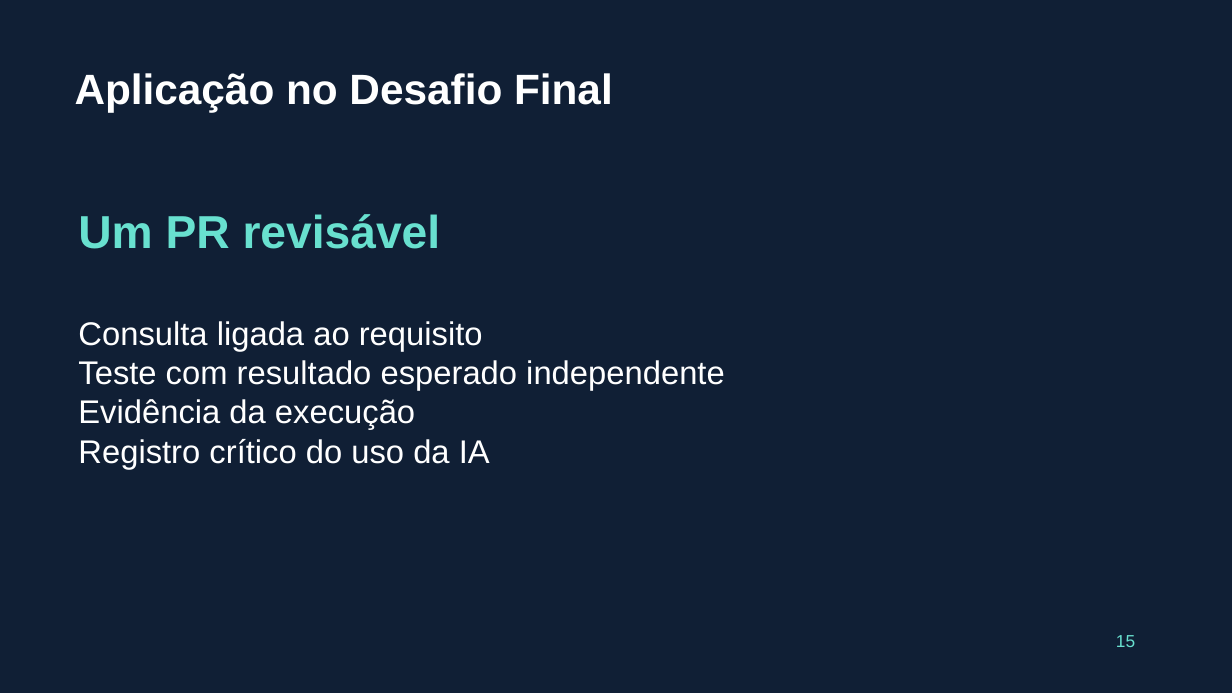
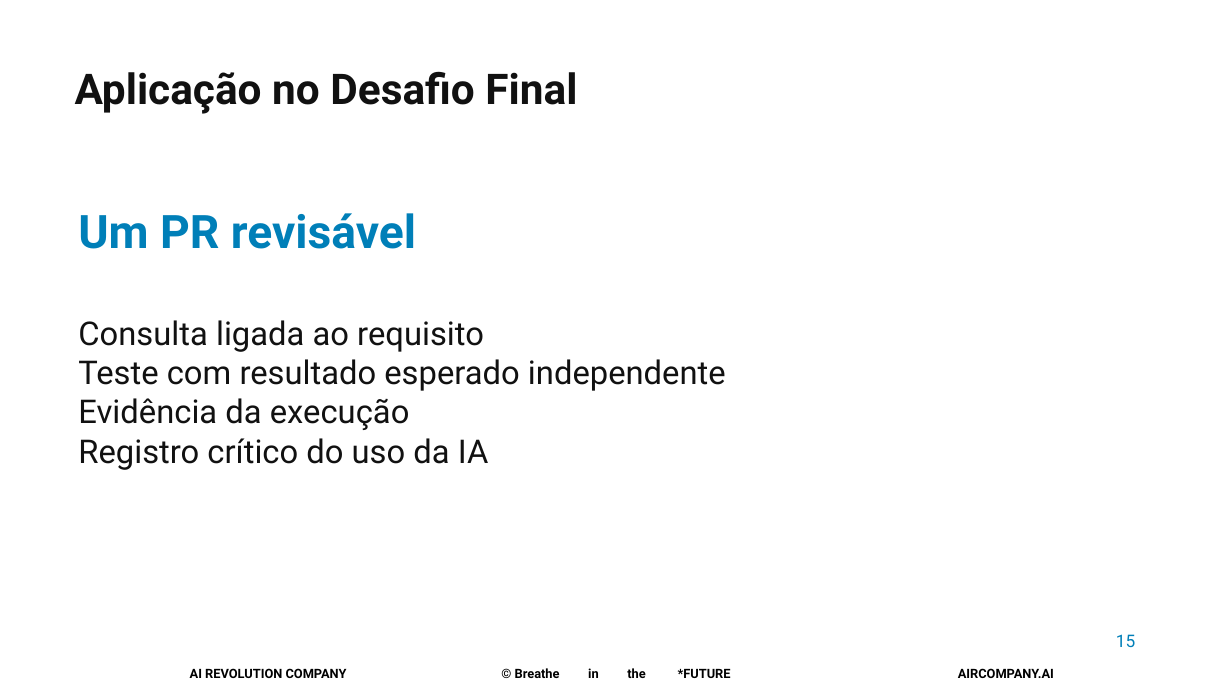
Before and after one commit to pedropalmieri/workshop4-pr-sql-ia, a slide deck: slide 15 of materiais/Workshop4-19nov2026.pptx. Drawn at 1232x693 pixels with LibreOffice and Linux fonts; fonts in the diff are those of the drawing; background and template pictures are left out. Boxes give left, top, right and bottom in pixels: in the first picture for what was removed or moved away, otherwise in the second. Text is boxed around its words. In the diff, an @@ line names an element or a change of style, - is before the commit and + after.

```diff
--- a/materiais/Workshop4-19nov2026.pptx
+++ b/materiais/Workshop4-19nov2026.pptx
@@ background #101F35 to #FFFFFF @@
@@ text "Aplicação no Desafio Final" at (75, 71, 577, 114): font Arial to Roboto, text colour #FFFFFF to #111111 @@
@@ text "Um PR revisável" at (78, 213, 416, 249): font Arial to Roboto, text colour #68E0CF to #007FB8 @@
@@ text "Consulta ligada ao requisito" at (78, 320, 726, 470): font Arial to Roboto, text colour #FFFFFF to #111111 @@
@@ text "15" at (1116, 634, 1135, 647): font Arial to Roboto, text colour #68E0CF to #007FB8 @@
@@ text added at (190, 668, 347, 678), 10 pt, text #000000, bold @@
+AI REVOLUTION COMPANY
@@ text added at (515, 668, 731, 678), 10 pt, text #000000, bold @@
+© Breathe in the *FUTURE
@@ text added at (958, 668, 1054, 678), 10 pt, text #000000, bold @@
+AIRCOMPANY.AI
```
Also in this commit, not shown: 14 other slides changed.
